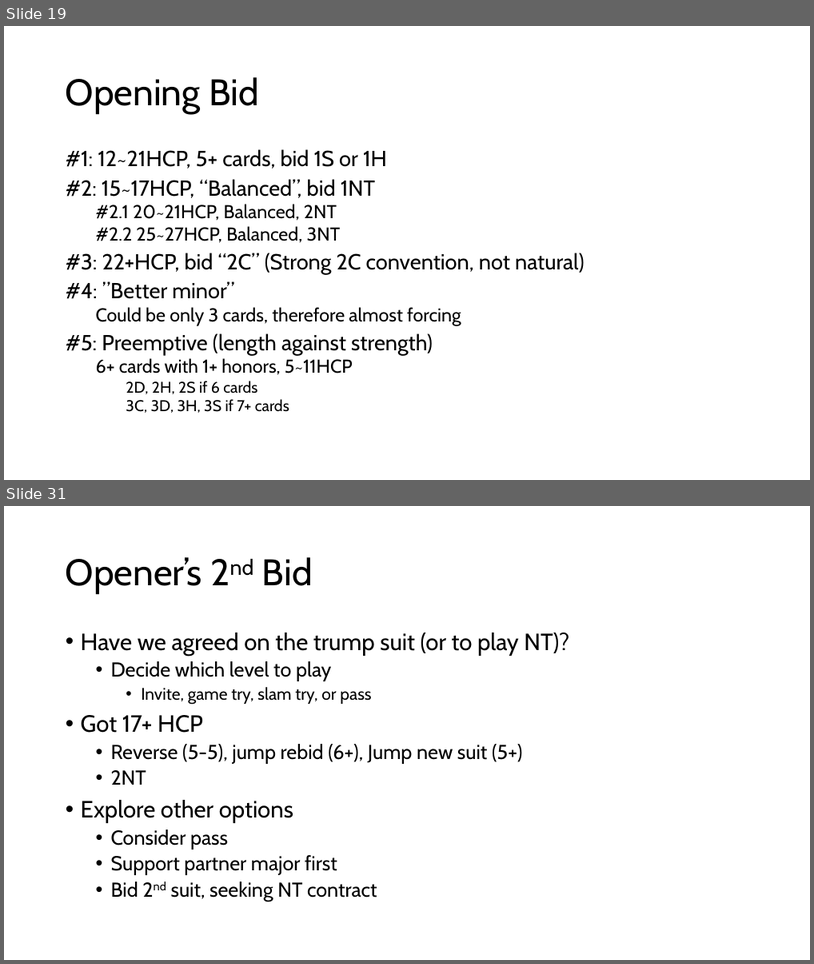
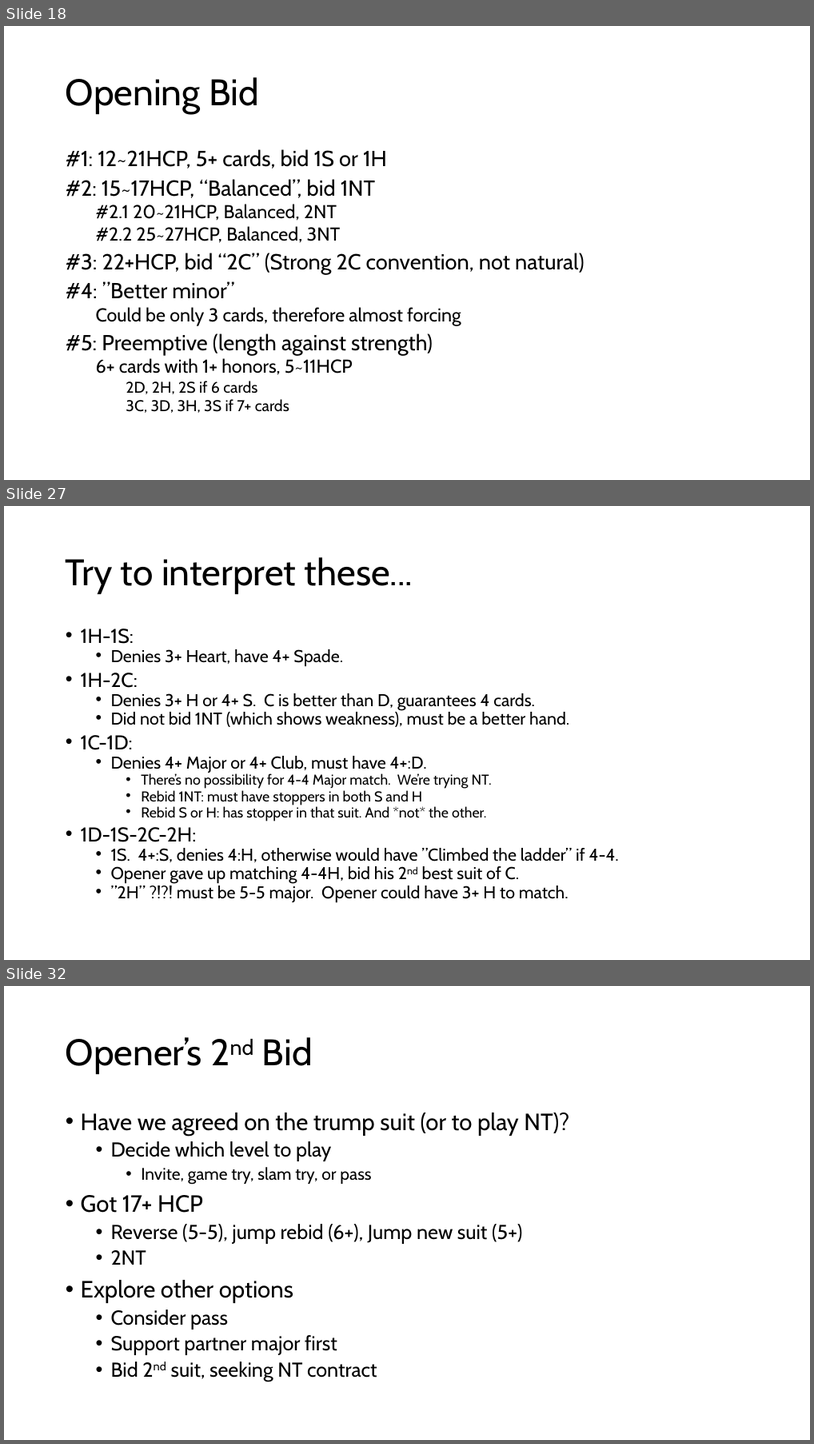
Before and after one commit to sywhub/bridge101, a slide deck: lectures.pptx. Shown one above the other, each under a label of ours: slides 19 and 31 before the commit, slides 18, 27 and 32 after it; the slides between them are not shown. The pictures are 814x964 and 814x1444 pixels, drawn with LibreOffice and Linux fonts; fonts in the diff are those of the drawing; background and template pictures are left out. Boxes give left, top, right and bottom in pixels: in the first picture for what was removed or moved away, otherwise in the second. Text is boxed around its words. In the diff, an @@ line names an element or a change of style, - is before the commit and + after.

```diff
--- a/lectures.pptx
+++ b/lectures.pptx
@@ slide 27 added at bbox=[4, 506, 810, 960], background #FFFFFF @@
@@ title added at bbox=[66, 557, 413, 594], 44 pt, text #000000 @@
+Try to interpret these...
@@ text added at bbox=[81, 628, 619, 902], 20.4 pt, text #000000 @@
+• 1H-1S:
+  • Denies 3+ Heart, have 4+ Spade.
+• 1H-2C:
+  • Denies 3+ H or 4+ S. C is better than D, guarantees 4 cards.
+  • Did not bid 1NT (which shows weakness), must be a better hand.
+• 1C-1D:
+  • Denies 4+ Major or 4+ Club, must have 4+:D.
+    • There’s no possibility for 4-4 Major match. We’re trying NT.
+    • Rebid 1NT: must have stoppers in both S and H
+    • Rebid S or H: has stopper in that suit. And *not* the other.
+• 1D-1S-2C-2H:
+  • 1S. 4+:S, denies 4:H, otherwise would have ”Climbed the ladder” if 4-4.
+  • Opener gave up matching 4-4H, bid his 2nd best suit of C.
+  • ”2H” ?!?! must be 5-5 major. Opener could have 3+ H to match.
@@ what was slide 19 is now slide 18 @@
@@ what was slide 31 is now slide 32 @@
```
Also in this commit, not shown: 3 slides changed, 16 other slides added, 2 slides removed, 3 other files.
